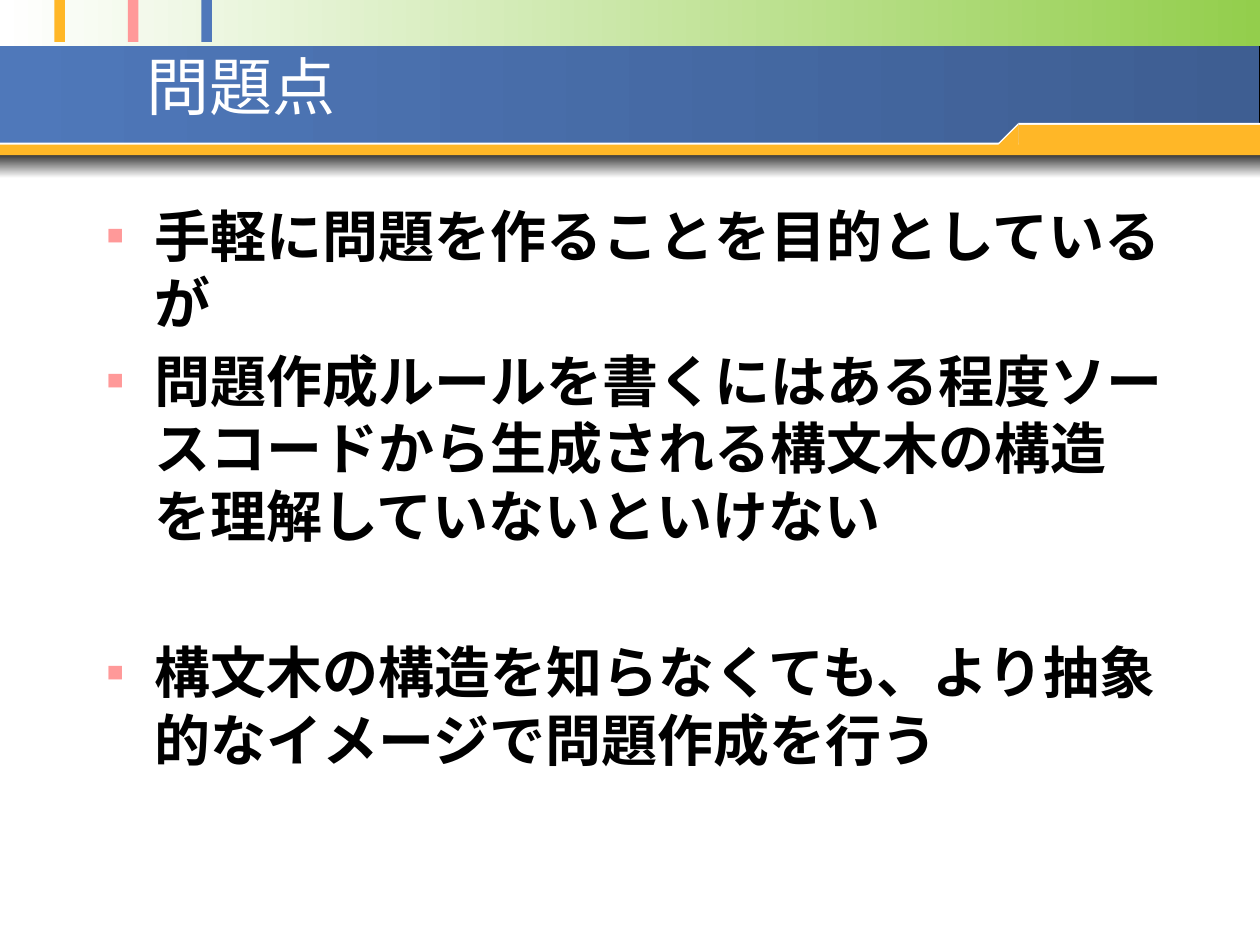
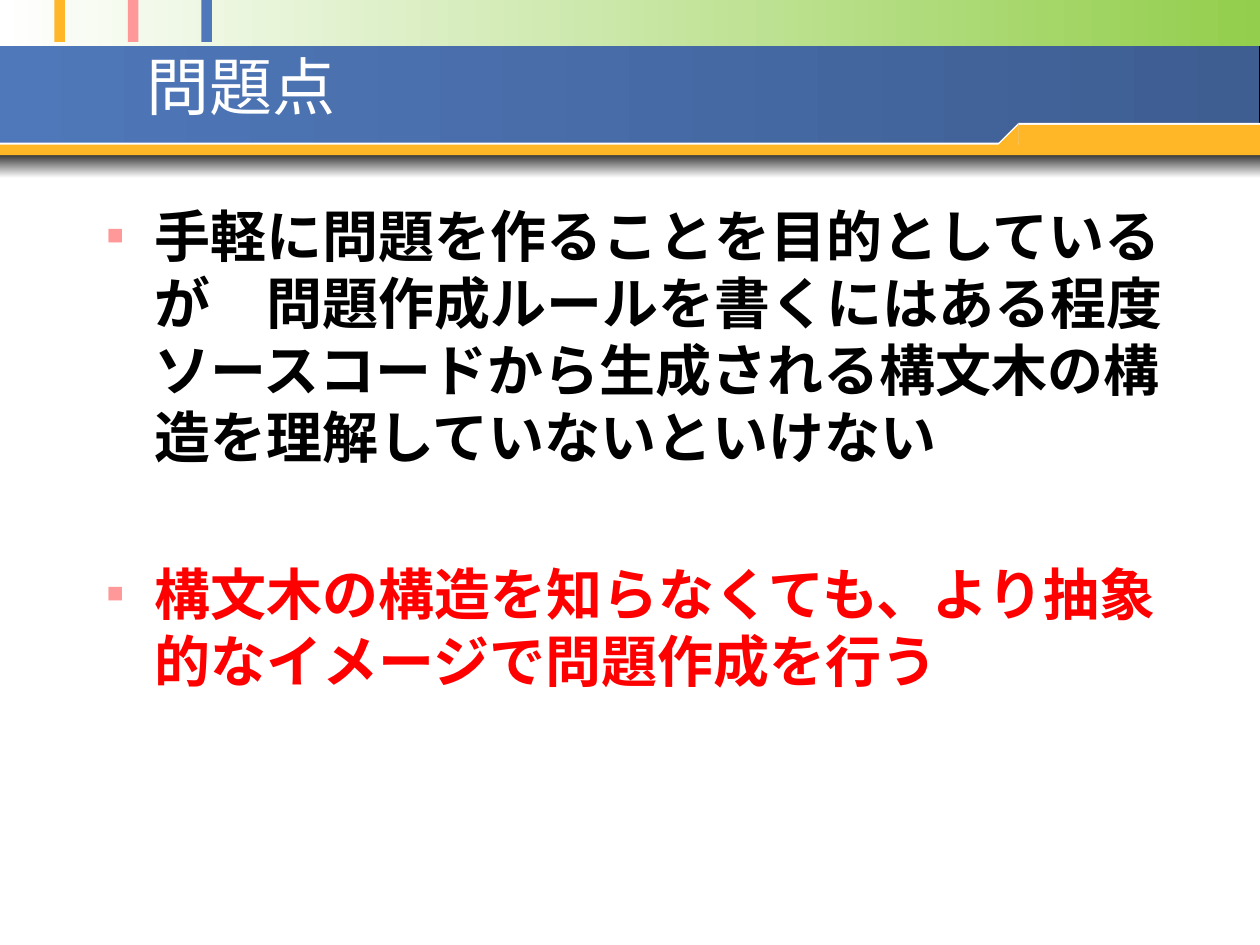
Before and after one commit to opu-yokotalab/learn-ari-thesis, a slide deck: slide 13 of pptx/20100127~発表資料1.pptx. Drawn at 1260x945 pixels with LibreOffice and Linux fonts; fonts in the diff are those of the drawing. Boxes give left, top, right and bottom in pixels: in the first picture for what was removed or moved away, otherwise in the second. Text is boxed around its words. In the diff, an @@ line names an element or a change of style, - is before the commit and + after.

```diff
--- a/pptx/20100127~発表資料1.pptx
+++ b/pptx/20100127~発表資料1.pptx
@@ text at bbox=[154, 209, 1162, 463]: text changed @@
-■ 手軽に問題を作ることを目的としているが
-■ 問題作成ルールを書くにはある程度ソースコードから生成される構文木の構造を理解していないといけない
+■ 手軽に問題を作ることを目的としているが 問題作成ルールを書くにはある程度ソースコードから生成される構文木の構造を理解していないといけない
@@ text at bbox=[154, 567, 1155, 688]: text colour #000000 to #FF0000 in "構文木の構造を知らなくても、より抽象的なイメージで問題作成を行う" @@
```
Also in this commit, not shown: 16 other slides changed, 1 slide added, 17 other files.
